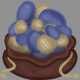
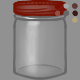
Layers edited between the first and the second w=80, h=80 image:
showed "container palette", painted on it over [2, 0, 78, 64]
added group "jar" with 13 layers above "bottle" over [0, 0, 80, 80]
added group "bottle" (1st of 3, in "jar") with 4 layers in group "jar" over [0, 0, 80, 80]
added layer "outline" (1st of 20, in "jar" › "bottle") in group "bottle" over [0, 0, 80, 80]
added layer "lighten" (1st of 5, in "jar" › "bottle") (lighten, 80%) in group "bottle" over [0, 0, 64, 80]
added layer "shade" (1st of 38, in "jar" › "bottle") (multiply) in group "bottle" over [0, 0, 80, 80]
added layer "color base" (1st of 2, in "jar" › "bottle") (15%) in group "bottle" over [0, 0, 80, 80]
added group "lid" with 3 layers in group "jar" over [2, 0, 78, 64]
added layer "lines" in group "lid" over [2, 0, 78, 64]
added layer "shade" (2nd of 38, in "jar" › "lid") (multiply) in group "lid" over [2, 0, 78, 64]
added layer "base color" (1st of 18, in "jar" › "lid") in group "lid" over [2, 0, 78, 64]
added group "bottom" with 3 layers in group "jar" over [0, 0, 80, 80]
added layer "line" in group "bottom" over [0, 64, 64, 80]
added layer "shade" (3rd of 38, in "jar" › "bottom") (multiply) in group "bottom" over [0, 0, 80, 80]
added layer "color" (1st of 15, in "jar" › "bottom") (15%) in group "bottom" over [0, 0, 80, 80]
showed group "sound" (50 layers) over [0, 0, 80, 80]
hid group "touch" (53 layers) over [0, 0, 80, 80]
hid group "ingredient beach pebbles" (14 layers) over [0, 0, 80, 80]
painted on "shade" (30th of 38, in "touch" › "ingredient beach pebbles") over [0, 0, 80, 80]
painted on "Copy of beach pebbles Merged" (3rd of 12, in "touch" › "ingredient beach pebbles") over [0, 0, 44, 80]
painted on "Copy of beach pebbles Merged" (5th of 12, in "touch" › "ingredient beach pebbles") over [2, 0, 78, 65]
painted on "Copy of beach pebbles Merged" (7th of 12, in "touch" › "ingredient beach pebbles") over [0, 0, 80, 80]
hid group "pouch" (1st of 2) (10 layers) over [0, 0, 80, 80]
